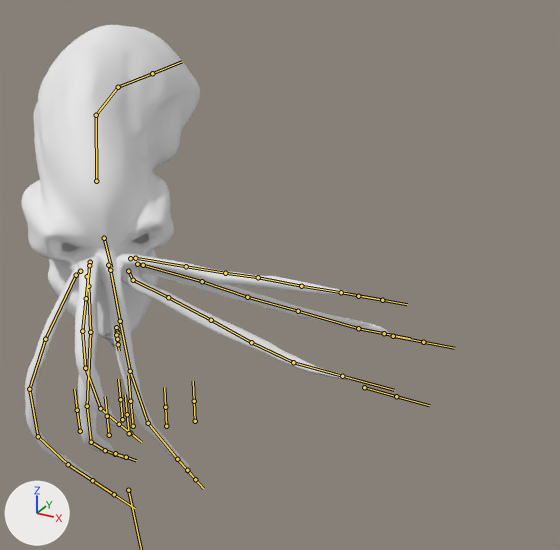
The FBX model Project/TP2/Assets/Models/Boss/cthulhu.fbx: old version first, new version second.
One viewpoint serves both versions: a 50 mm camera at (1.89, -2.06, 2.2) aimed at (0.58, 0.32, 1.02). Every picture has the same lights, and +X, +Y and +Z are marked at lower left. Both versions are drawn at frame 166 of the action 'Armature|ArmatureAction'; the numbers are the values there. The bones that bend it are drawn over the model as lines.
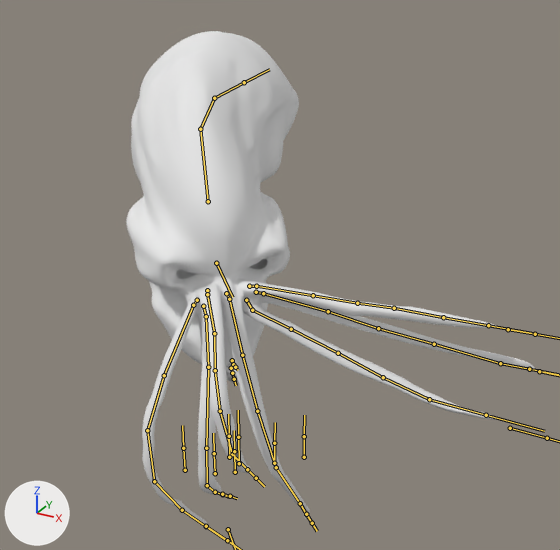
Pixel boxes [x1, y1, x2, y2] of what changed, in the pictures (560 x 550 px):
'Sphere', posed (11% wider, 9% taller): before [21, 25, 389, 480]; after [126, 31, 535, 526]

The change in detail:
Bone 'Control' (bone_control) moves from (0.0, 0.06, 0.0) to (0.0, 3.89, 0.0).
